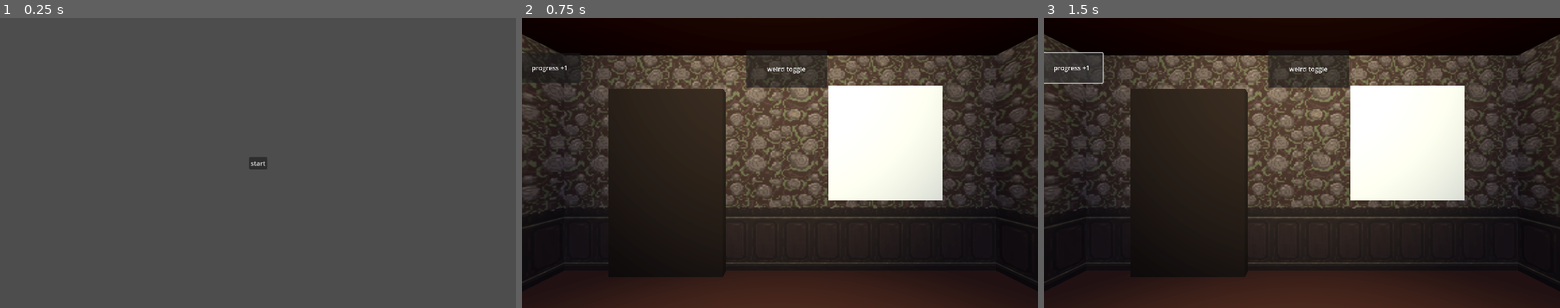
Above: before the commit, frames 1-3 (left to right).
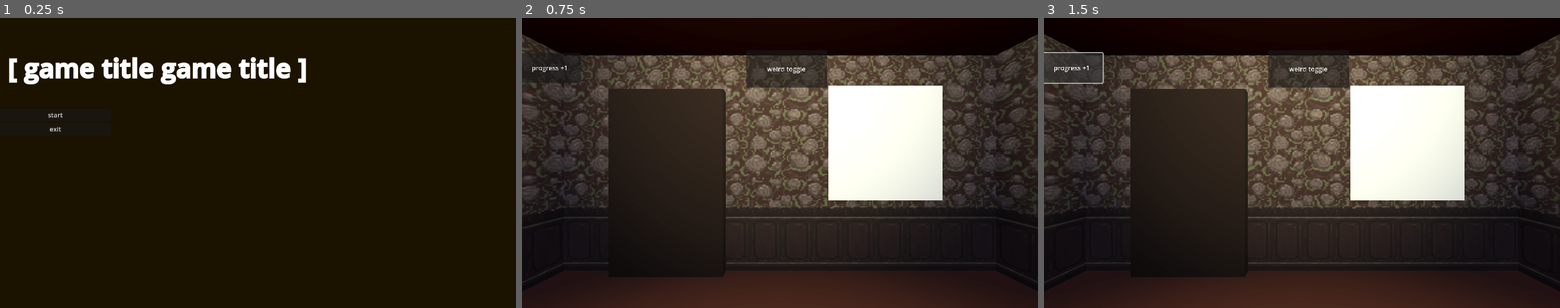
Above: after the commit, the same moments.

Repository: One1-One1/gmtk2025
Game: Godot game, scene res://scenes/main.tscn
Same seed, same stepped clock (60 frames per second), same inputs: the game is played once before the commit and once after it.
Inputs:
- Up to frame 1 (0.25 s): no input
- Up to frame 2 (0.75 s): click "start" at 0.5 s
- Up to frame 3 (1.5 s): click "progress +1" at 1.25 s

The runs differ from the first frame. In frame 1, 100% of the frame differs, in the area x 0-100%, y 0-100%; in frame 2, nothing differs; in frame 3, nothing differs.

Commit message:
test start menu

Diff:
--- a/scenes/main.tscn
+++ b/scenes/main.tscn
@@ -1,7 +1,10 @@
-[gd_scene load_steps=3 format=3 uid="uid://c83tyfj5suuup"]
+[gd_scene load_steps=4 format=3 uid="uid://c83tyfj5suuup"]
 
 [ext_resource type="Script" uid="uid://c76eeco1fa4bj" path="res://scripts/mainScene.gd" id="1_o5qli"]
 [ext_resource type="Texture2D" uid="uid://doaafokwr01y7" path="res://assets/placeholder/cursor.png" id="2_0wfyh"]
+
+[sub_resource type="StyleBoxFlat" id="StyleBoxFlat_0wfyh"]
+bg_color = Color(0.107119, 0.0708525, 0, 1)
 
 [node name="main" type="Control"]
 layout_mode = 3
@@ -15,19 +18,57 @@
 
 [node name="main3d" type="Node3D" parent="."]
 
-[node name="start" type="Button" parent="."]
+[node name="startmenu" type="Control" parent="."]
 layout_mode = 1
-anchors_preset = 8
-anchor_left = 0.5
-anchor_top = 0.5
-anchor_right = 0.5
-anchor_bottom = 0.5
-offset_left = -4.0
-offset_top = -4.0
-offset_right = 4.0
-offset_bottom = 4.0
+anchors_preset = 15
+anchor_right = 1.0
+anchor_bottom = 1.0
 grow_horizontal = 2
 grow_vertical = 2
+
+[node name="Panel" type="Panel" parent="startmenu"]
+z_index = -1
+layout_mode = 1
+anchors_preset = 15
+anchor_right = 1.0
+anchor_bottom = 1.0
+grow_horizontal = 2
+grow_vertical = 2
+theme_override_styles/panel = SubResource("StyleBoxFlat_0wfyh")
+
+[node name="RichTextLabel" type="RichTextLabel" parent="startmenu"]
+layout_mode = 1
+anchors_preset = 4
+anchor_top = 0.5
+anchor_bottom = 0.5
+offset_top = -279.0
+offset_right = 842.0
+offset_bottom = 16.0
+grow_vertical = 2
+size_flags_horizontal = 0
+size_flags_vertical = 4
+theme_override_font_sizes/bold_font_size = 64
+bbcode_enabled = true
+text = "[b] [ game title game title ][/b]"
+
+[node name="VBoxContainer" type="VBoxContainer" parent="startmenu"]
+layout_mode = 1
+anchors_preset = 4
+anchor_top = 0.5
+anchor_bottom = 0.5
+offset_top = -359.0
+offset_right = 275.0
+offset_bottom = 156.0
+grow_vertical = 2
+alignment = 1
+
+[node name="start" type="Button" parent="startmenu/VBoxContainer"]
+layout_mode = 2
 text = "start"
 
-[connection signal="pressed" from="start" to="." method="_on_start_pressed"]
+[node name="quit" type="Button" parent="startmenu/VBoxContainer"]
+layout_mode = 2
+text = "exit"
+
+[connection signal="pressed" from="startmenu/VBoxContainer/start" to="." method="_on_start_pressed"]
+[connection signal="pressed" from="startmenu/VBoxContainer/quit" to="." method="_on_quit_pressed"]
--- a/scripts/mainScene.gd
+++ b/scripts/mainScene.gd
@@ -24,4 +24,7 @@
 
 func _on_start_pressed():
 	loadLevel("room%s" % roomNum)
-	$start.hide()
+	$startmenu.hide()
+
+func _on_quit_pressed():
+	get_tree().quit()
